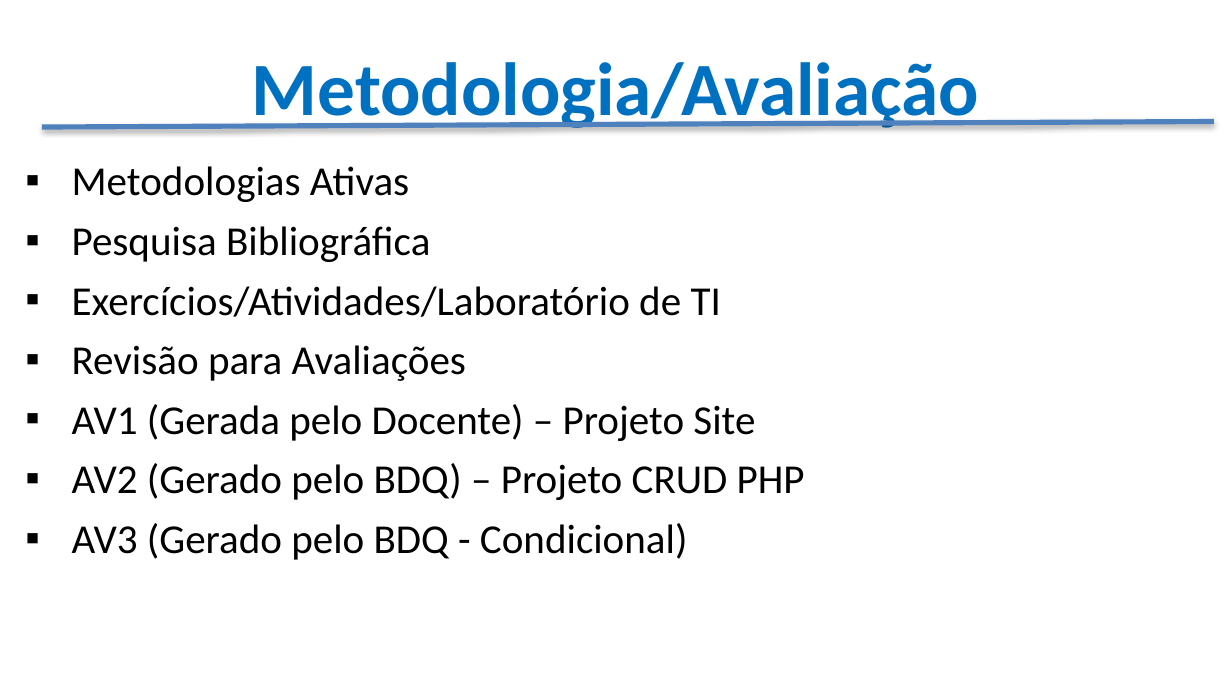
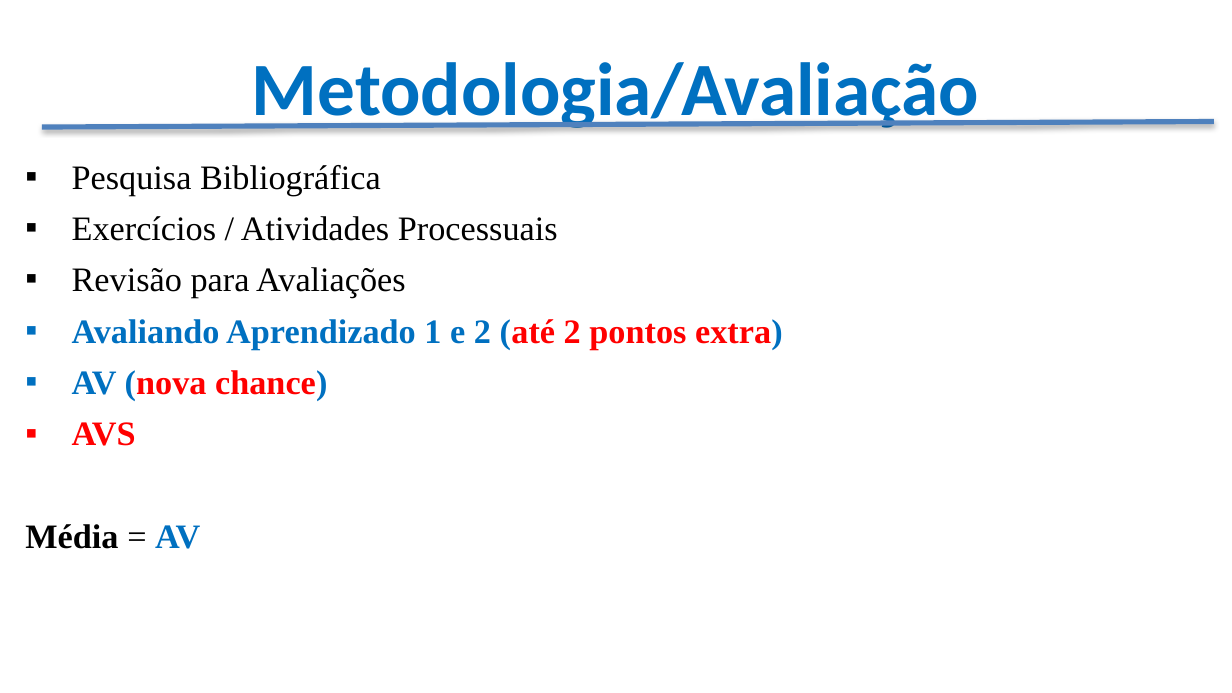
Before and after one commit to CloudEducationBrazil/WydenDesenvolvimentoWebPHP, a slide deck: slide 8 of 00 Lesson Plan/Apresentação - Programação Desenvolvimento Web PHP.pptx (slide 7 before the commit). Drawn at 1232x693 pixels with LibreOffice and Linux fonts; fonts in the diff are those of the drawing; background and template pictures are left out. Boxes give left, top, right and bottom in pixels: in the first picture for what was removed or moved away, otherwise in the second. Text is boxed around its words. In the diff, an @@ line names an element or a change of style, - is before the commit and + after.

```diff
--- a/00 Lesson Plan/Apresentação - Programação Desenvolvimento Web PHP.pptx
+++ b/00 Lesson Plan/Apresentação - Programação Desenvolvimento Web PHP.pptx
@@ text at [72, 166, 409, 202]: paragraph removed @@
-▪ Metodologias Ativas
@@ text at [72, 165, 406, 298]: size 24 to 20 pt, font Calibri to Times New Roman in "Pesquisa Bibliográfica", "Revisão para Avaliações" @@
@@ text at [72, 216, 558, 241]: text changed; size 24 to 20 pt; font Calibri to Times New Roman @@
-▪ Exercícios/Atividades/Laboratório de TI
+▪ Exercícios / Atividades Processuais
@@ text at [25, 319, 783, 549]: text changed; size 24 to 20 pt; font Calibri to Times New Roman; text colour #000000 to #0070C0; bold on @@
-▪ AV1 (Gerada pelo Docente) – Projeto Site
-▪ AV2 (Gerado pelo BDQ) – Projeto CRUD PHP
-▪ AV3 (Gerado pelo BDQ - Condicional)
+▪ Avaliando Aprendizado 1 e 2 (até 2 pontos extra)
+▪ AV (nova chance)
+▪ AVS
+Média = AV
```
Also in this commit, not shown: 1 other slide changed, 5 slides added.
